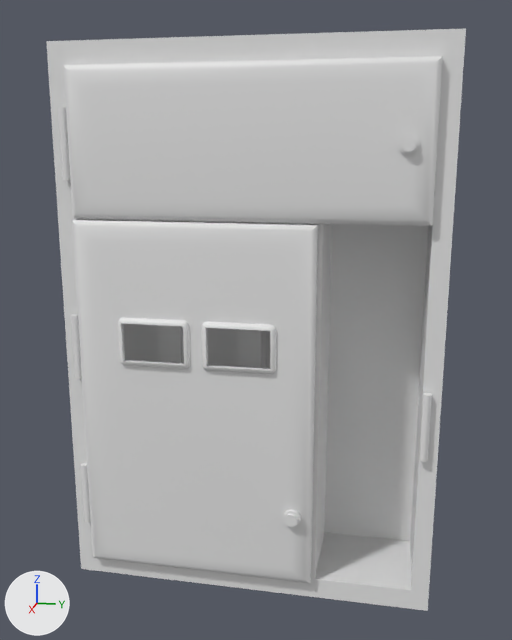
What one commit did to the FBX model Assets/Meshes/e-panel.fbx.
Both versions are drawn from a 50 mm camera at (8.56, 1.9, 2.7) aimed at (-0.63, 0.06, 0.41). Every picture has the same lights, and +X, +Y and +Z are marked at lower left.

Objects in the first picture: 'base'.
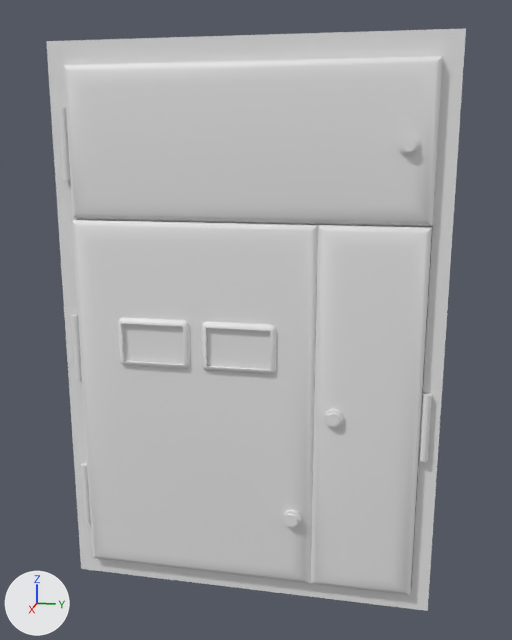
Changed parts and their boxes [x1, y1, x2, y2] in the pictures (512 x 640 px):
'right_door', added: after [311, 224, 432, 595]
'left_door_window2', added: after [207, 328, 270, 369]
'left_door_window1', added: after [123, 324, 184, 364]
'right_door_lock', added: after [324, 409, 343, 428]

The change, as a list of edits to the scene's bpy script:
```text
Add mat_material:
    mat_material = principled_material('Material')
    mat_material.base_color = (0.8, 0.8, 0.8)  # white #e7e7e7
    mat_material.roughness = 0.4
Add me_cube_009:
    me_cube_009.from_pydata(...)  # a box spanning x -0.003..0.003, y -0.411..0.411, z -0.258..0.258
    me_cube_009.materials.append(mat_material)  # white #e7e7e7
Add me_cylinder_002:
    me_cylinder_002.from_pydata(...)  # 48 vertices, 38 faces; spans x -0.105..0.081, y -0.119..0.119, z -0.119..0.119
Add me_cube_002:
    me_cube_002.from_pydata(...)  # 48 vertices, 46 faces; spans x -0.14..0.04, y -0.65..0.67, z -2.43..2.42
    me_cube_002.materials.append(mat_material)  # white #e7e7e7
Add ob_left_door_window1:
    ob_left_door_window1 = bpy.data.objects.new('left_door_window1', me_cube_009)
    ob_left_door_window1.location = (0.14, -1.13, 0.22)
Add ob_left_door_window2:
    ob_left_door_window2 = bpy.data.objects.new('left_door_window2', me_cube_009.copy())
    ob_left_door_window2.location = (0.14, -0.01, 0.22)
Add ob_right_door_lock:
    ob_right_door_lock = bpy.data.objects.new('right_door_lock', me_cylinder_002)
    ob_right_door_lock.location = (0.14, 1.21, -0.62)
Add ob_right_door:
    ob_right_door = bpy.data.objects.new('right_door', me_cube_002)
    ob_right_door.location = (0.1, 1.6, -0.64)
```
